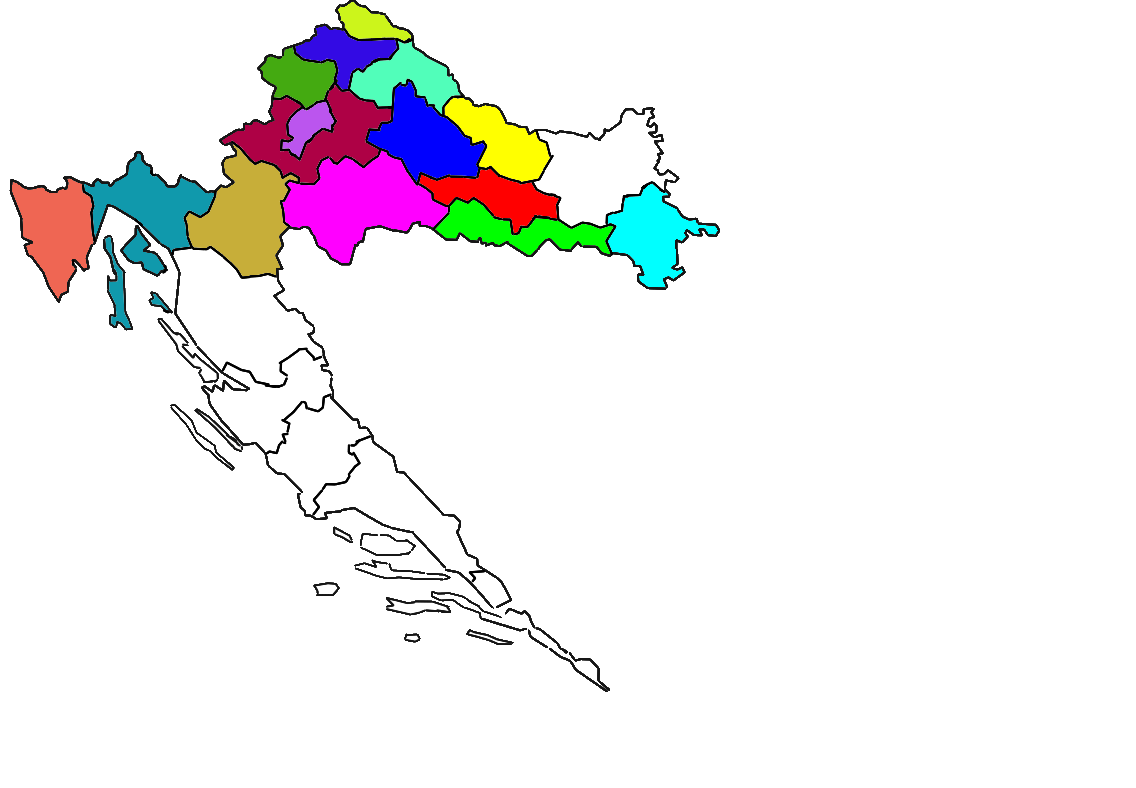
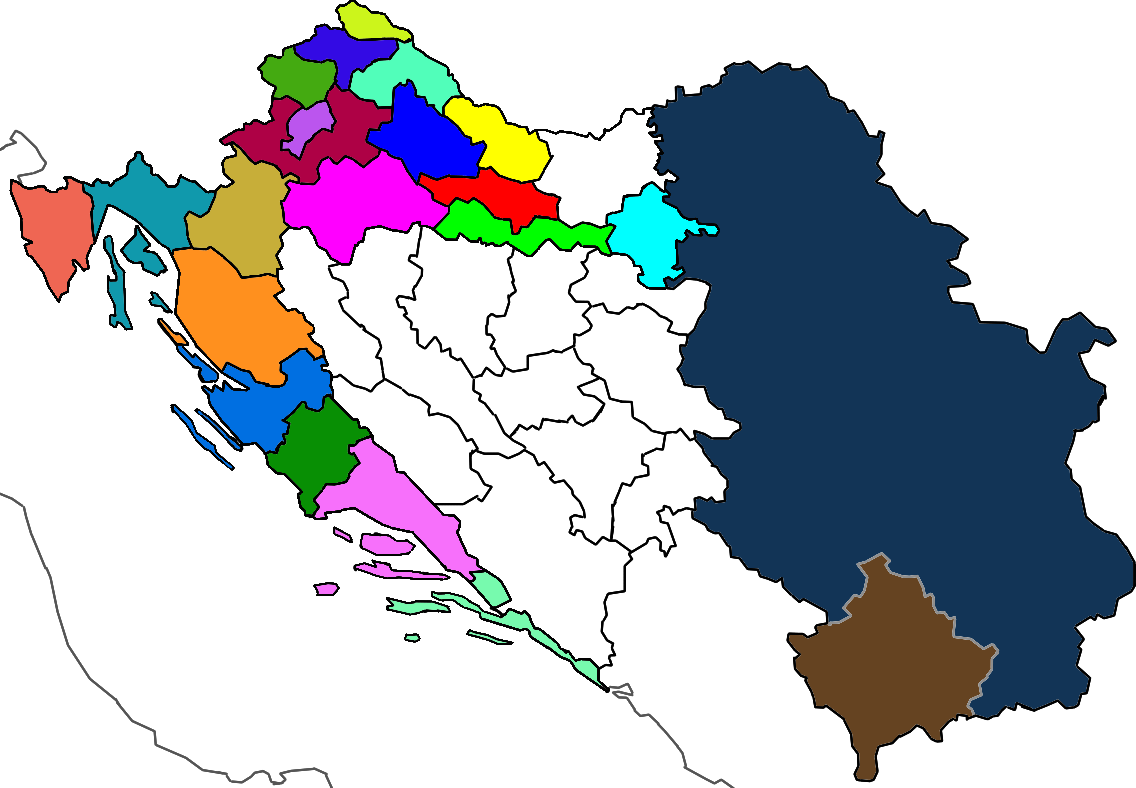
Layers edited between the first and the second 1136 x 788 image:
removed layer "županije" over [0, 0, 1136, 788]
showed "srbija", moved it above "vode", painted on it over [0, 0, 1136, 788]
